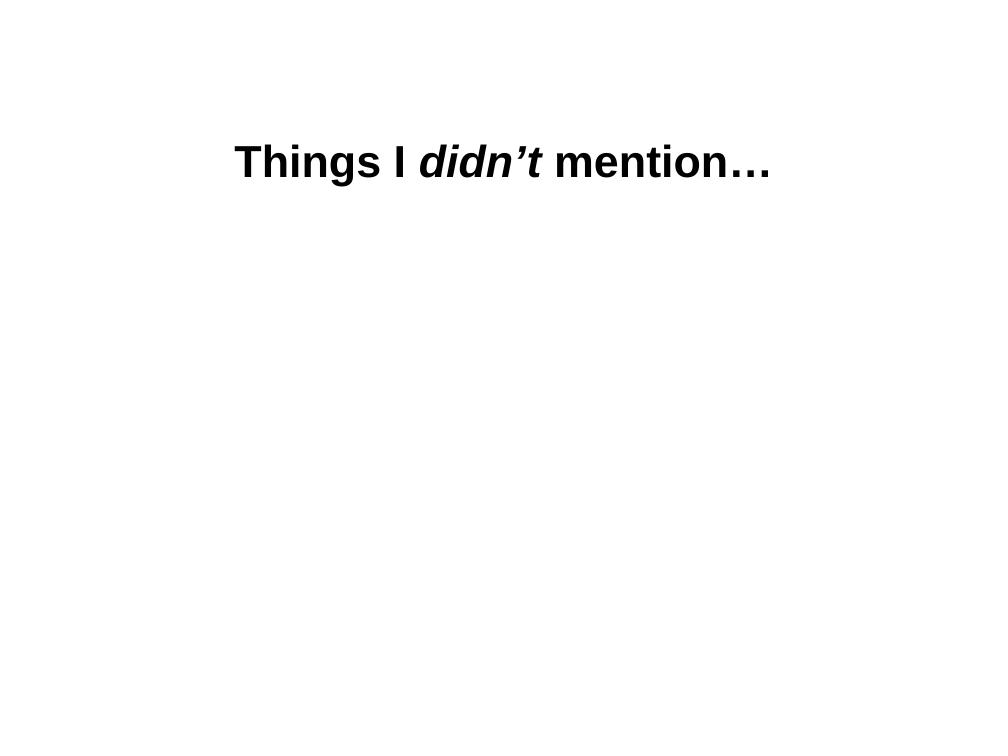
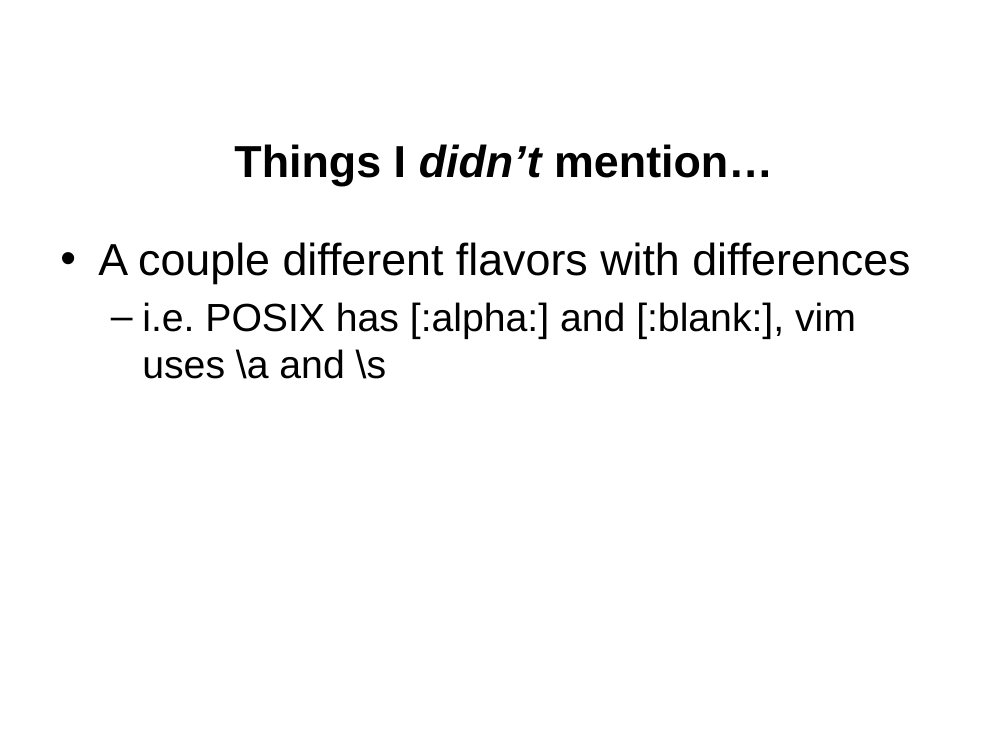
Before and after one commit to jgerity/talks, a slide deck: slide 17 of 2017/computing_workgroup/regex/regular_expressions.pptx (slide 16 before the commit). Drawn at 1008x756 pixels with LibreOffice and Linux fonts; fonts in the diff are those of the drawing; background and template pictures are left out. Boxes give left, top, right and bottom in pixels: in the first picture for what was removed or moved away, otherwise in the second. Text is boxed around its words. In the diff, an @@ line names an element or a change of style, - is before the commit and + after.

```diff
--- a/2017/computing_workgroup/regex/regular_expressions.pptx
+++ b/2017/computing_workgroup/regex/regular_expressions.pptx
@@ text added at (98, 242, 910, 379), 28 pt, text #000000 @@
+• A couple different flavors with differences
+  – i.e. POSIX has [:alpha:] and [:blank:], vim uses \a and \s
```
Also in this commit, not shown: 6 other slides changed, 2 slides added.
